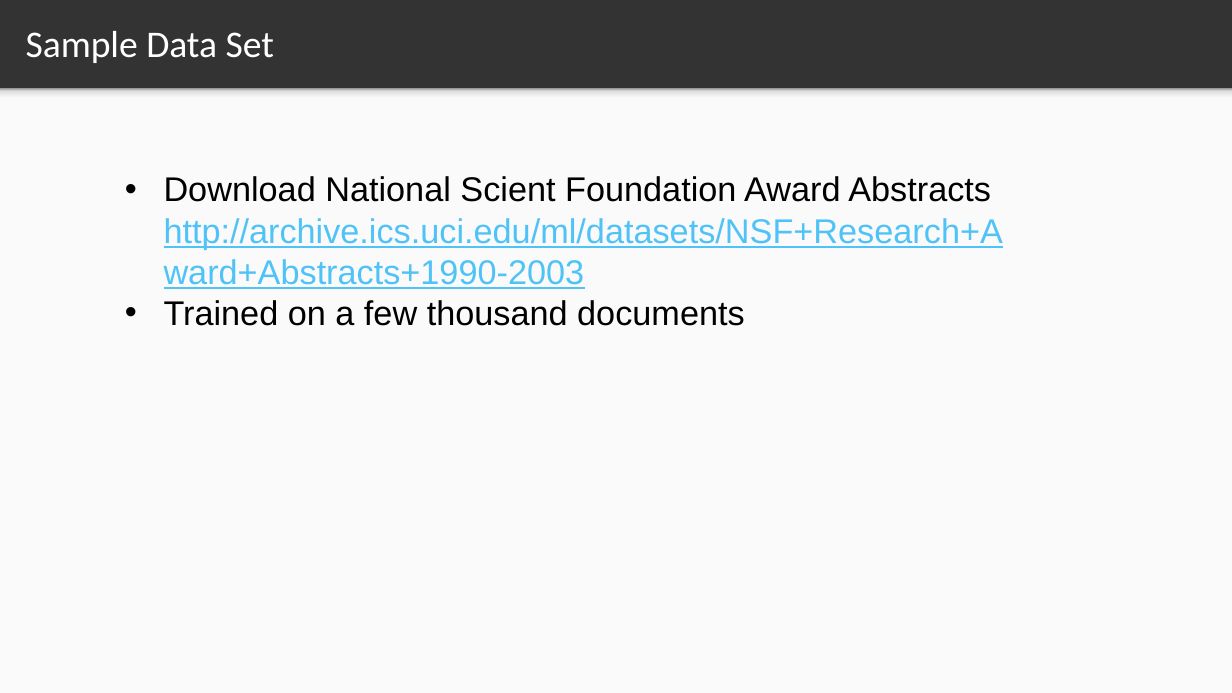
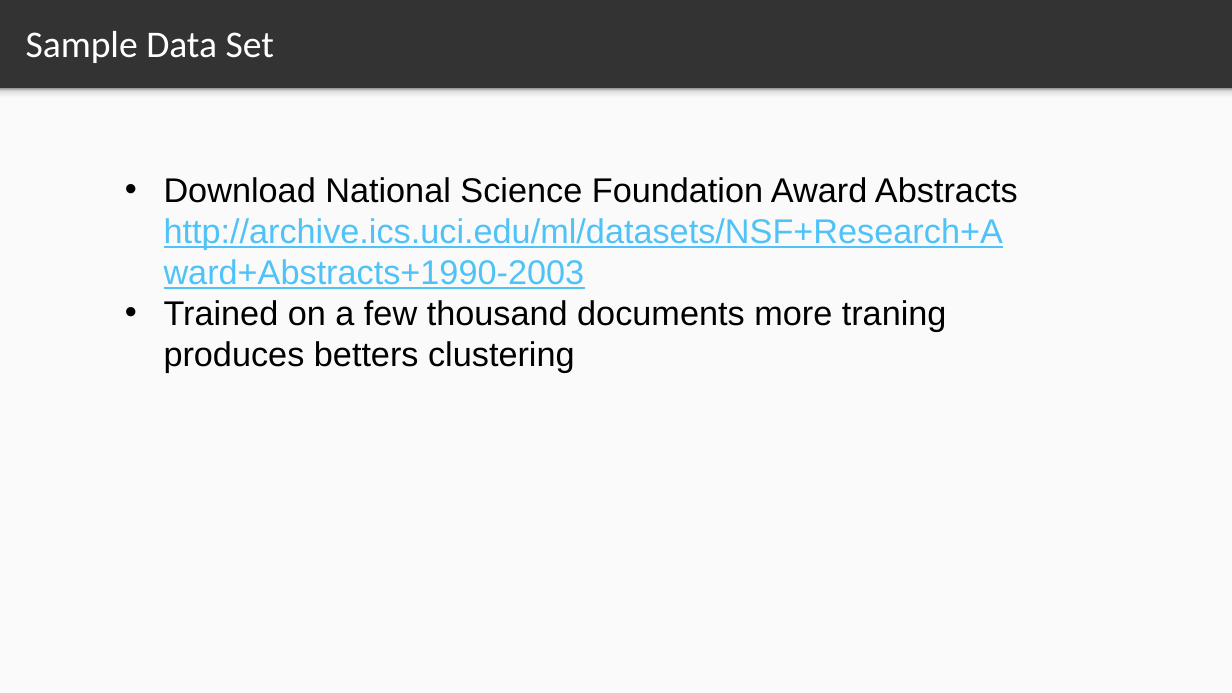
Before and after one commit to edwardcapriolo/10probs, a slide deck: slide 3 of part2/sect8/02_lda.pptx. Drawn at 1232x693 pixels with LibreOffice and Linux fonts; fonts in the diff are those of the drawing. Boxes give left, top, right and bottom in pixels: in the first picture for what was removed or moved away, otherwise in the second. Text is boxed around its words. In the diff, an @@ line names an element or a change of style, - is before the commit and + after.

```diff
--- a/part2/sect8/02_lda.pptx
+++ b/part2/sect8/02_lda.pptx
@@ text at [164, 177, 1018, 372]: text changed; text colour #4FC3F7 to #000000 @@
-• Download National Scient Foundation Award Abstracts http://archive.ics.uci.edu/ml/datasets/NSF+Research+Award+Abstracts+1990-2003
-• Trained on a few thousand documents
+• Download National Science Foundation Award Abstracts http://archive.ics.uci.edu/ml/datasets/NSF+Research+Award+Abstracts+1990-2003
+• Trained on a few thousand documents more traning produces betters clustering
```
Also in this commit, not shown: 1 other slide changed, 3 other files.
